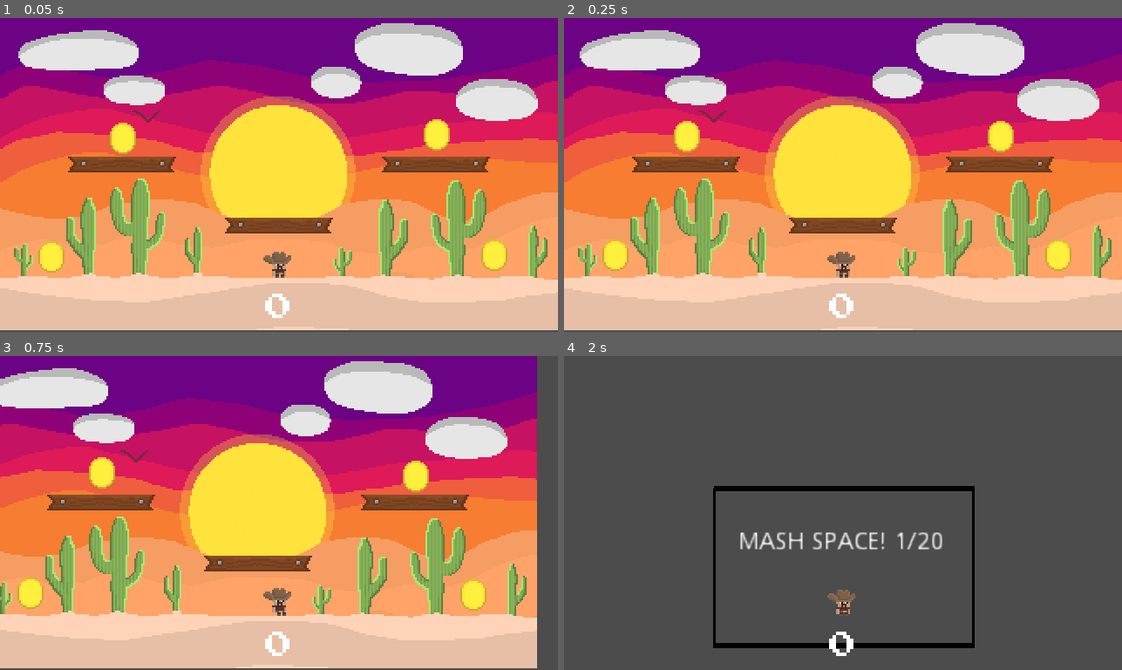
Above: before the commit, frames 1-4 (two rows, left to right).
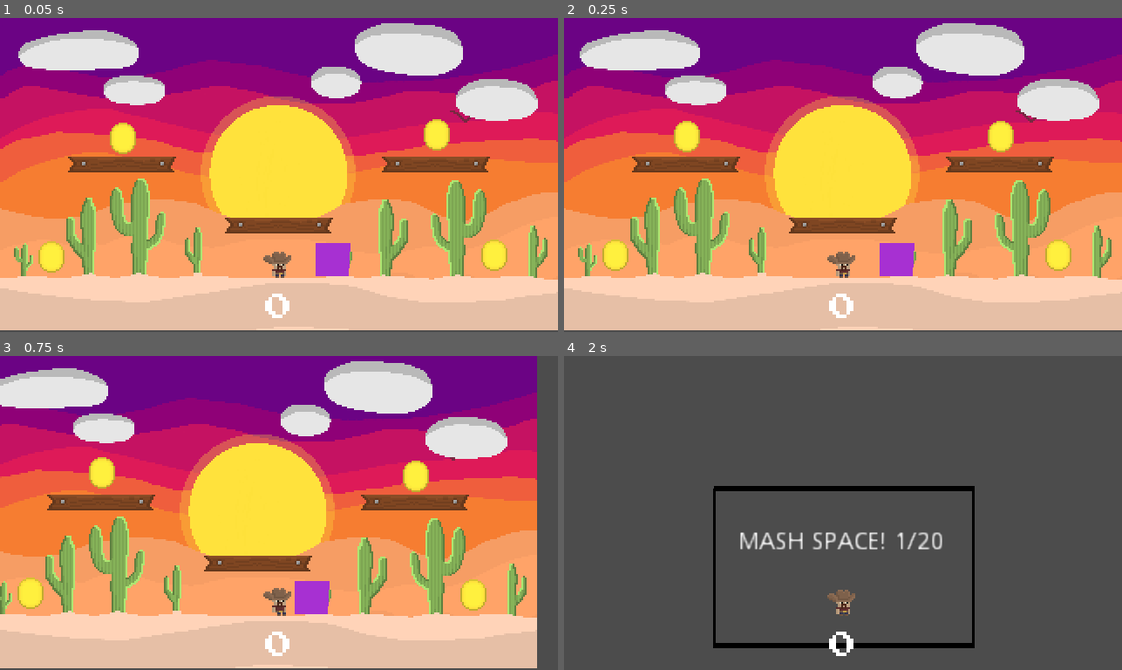
Above: after the commit, the same moments.

Repository: T-ayy-lor/Capstone
Game: Godot game, scene res://Main.tscn
Two runs of this game, one before a commit and one after it. Both use one fixed random seed, a clock stepped at 60 frames per second and the inputs below.
Inputs:
- Up to frame 1 (0.05 s): no input
- Up to frame 2 (0.25 s): no input
- Up to frame 3 (0.75 s): hold D (move_right) from 0.53 s (still down)
- Up to frame 4 (2 s): keep holding D (move_right); tap Space (jump) at 0.77, 1.52 s; tap Enter at 1.25 s

The runs differ from the first frame. In frame 1, 0.7% of the frame differs, in the area x 23-85%, y 29-83%; in frame 2, 0.7%; in frame 3, 0.7%; in frame 4, nothing differs.

Commit message:
Updated Mashbuttondimension

Diff:
--- a/Main.tscn
+++ b/Main.tscn
@@ -473,7 +473,7 @@
 position = Vector2( 0, -90 )
 z_index = -75
 frames = SubResource( 6 )
-frame = 89
+frame = 271
 playing = true
 
 [node name="MashButtonEvent" type="Node2D" parent="."]
@@ -482,8 +482,14 @@
 [node name="Trigger" type="Area2D" parent="MashButtonEvent"]
 
 [node name="CollisionShape2D" type="CollisionShape2D" parent="MashButtonEvent/Trigger"]
+modulate = Color( 0, 0, 0, 1 )
+self_modulate = Color( 0, 0, 0, 1 )
 position = Vector2( 31, -40 )
 shape = SubResource( 7 )
+
+[node name="Polygon2D" type="Polygon2D" parent="MashButtonEvent/Trigger"]
+modulate = Color( 0.654902, 0.188235, 0.823529, 1 )
+polygon = PoolVector2Array( 21, -50, 21, -31, 40, -31, 41, -50 )
 
 [node name="MashLabel" type="Label" parent="MashButtonEvent"]
 margin_left = 1441.0
@@ -492,16 +498,16 @@
 margin_bottom = -277.0
 text = "MASH SPACE! 0/20"
 
-[node name="DimensionSpawn" type="Position2D" parent="."]
+[node name="MashButtonDimensionSpawn" type="Position2D" parent="."]
 position = Vector2( 1500, -250 )
 
-[node name="DimensionArea" type="Area2D" parent="."]
+[node name="MashButtonDimensionArea" type="Area2D" parent="."]
 position = Vector2( 1500, -100 )
 
-[node name="CollisionShape2D" type="CollisionShape2D" parent="DimensionArea"]
+[node name="CollisionShape2D" type="CollisionShape2D" parent="MashButtonDimensionArea"]
 shape = SubResource( 8 )
 
-[node name="Line2D" type="Line2D" parent="DimensionArea"]
+[node name="Line2D" type="Line2D" parent="MashButtonDimensionArea"]
 position = Vector2( 1.49998, -170 )
 scale = Vector2( 0.247541, 0.6 )
 points = PoolVector2Array( -300, -75, 300, -75, 300, 75, -300, 75, -300, -75 )
@@ -509,4 +515,4 @@
 default_color = Color( 0, 0, 0, 1 )
 
 [connection signal="body_entered" from="MashButtonEvent/Trigger" to="MashButtonEvent" method="_on_Trigger_body_entered"]
-[connection signal="body_shape_entered" from="DimensionArea" to="MashButtonEvent" method="_on_DimensionArea_body_shape_entered"]
+[connection signal="body_shape_entered" from="MashButtonDimensionArea" to="MashButtonEvent" method="_on_DimensionArea_body_shape_entered"]
--- a/MashButtonEvent.gd
+++ b/MashButtonEvent.gd
@@ -7,7 +7,7 @@
 
 var player = null
 var saved_position: Vector2
-onready var dimension_spawn: Position2D = get_node("../DimensionSpawn")
+onready var dimension_spawn: Position2D = get_node("../MashButtonDimensionSpawn")
 onready var mash_label: Label = $MashLabel
 
 
